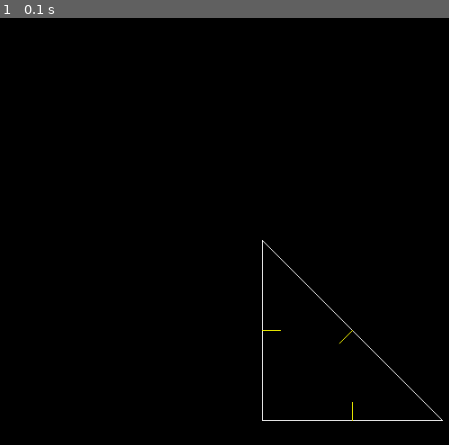
Above: before the commit, frame 1.
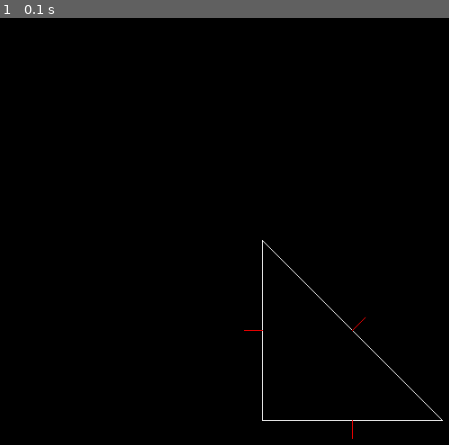
Above: after the commit, the same moment.

Repository: DoYouEvenStackSmash/planning-algorithms-exercises
Game: pygame game, started from src/ch4/c_space_planning_project/primitive_sketch.py
Two runs of this game, one before a commit and one after it. Both use one fixed random seed, a clock stepped at 60 frames per second and the inputs below.
Inputs:
- Up to frame 1 (0.1 s): no input

The runs differ from the first frame. In frame 1, less than 0.1% of the frame differs, in the area x 54-82%, y 70-99%.

Commit message:
added polygon support objects for easier development added computation of outward vectors added display functions for inward and outward vectors

Diff:
--- a/src/ch4/c_space_planning_project/half_plane.py
+++ b/src/ch4/c_space_planning_project/half_plane.py
@@ -93,83 +93,82 @@
 
     return f
 
-class Edge:
-  def __init__(self, hp = None, m_next = None):
-    self.H = hp
-    self.m_next = m_next
-    self.in_vec = None
-    self.vec_len = 20
+# class Edge:
+#   def __init__(self, hp = None, m_next = None):
+#     self.H = hp
+#     self.m_next = m_next
+#     self.in_vec = None
+#     self.vec_len = 20
 
-  def test_pt(self, pt = (0,0)):
-    return self.H.test_point(pt)
+#   def test_pt(self, pt = (0,0)):
+#     return self.H.test_point(pt)
 
-  def get_in_vec_segment(self):
-    if not self.in_vec:
-      self.compute_in_vec()
-    return self.in_vec.get_segment()
+#   def get_in_vec_segment(self):
+#     if not self.in_vec:
+#       self.compute_in_vec()
+#     return self.in_vec.get_segment()
 
-  def compute_in_vec(self):
-    in_vec_angle = self.calculate_in_vec_angle()
-    d = self.vec_len
-    r = self.H.line.get_length() / 2
-    ox,oy = self.H.line.get_origin()
-    rad_theta = self.H.line.get_rad_angle()
+#   def compute_in_vec(self):
+#     in_vec_angle = self.calculate_in_vec_angle()
+#     d = self.vec_len
+#     r = self.H.line.get_length() / 2
+#     ox,oy = self.H.line.get_origin()
+#     rad_theta = self.H.line.get_rad_angle()
 
-    x = r * np.cos(rad_theta)
-    y = r * np.sin(rad_theta)
-    self.in_vec = Line(Point(x + ox, y + oy), d, in_vec_angle)
+#     x = r * np.cos(rad_theta)
+#     y = r * np.sin(rad_theta)
+#     self.in_vec = Line(Point(x + ox, y + oy), d, in_vec_angle)
 
-  def calculate_in_vec_angle(self):
-    theta_0 = self.H.line.get_rad_angle()
+#   def calculate_in_vec_angle(self):
+#     theta_0 = self.H.line.get_rad_angle()
 
-    if theta_0 < 0:
-      theta_0 = 2 * np.pi - abs(theta_0)
-    theta_i = 0
+#     if theta_0 < 0:
+#       theta_0 = 2 * np.pi - abs(theta_0)
+#     theta_i = 0
 
-    if (theta_0 + (np.pi / 2)) >= 2 * np.pi:
-      theta_i = (theta_0 + np.pi / 2) - 2 * np.pi
-    elif theta_0 + (np.pi / 2) >= np.pi:
-      theta_i = -2 * np.pi + theta_0 + (np.pi / 2)
-    else:
-      theta_i = theta_0 + (np.pi / 2)
-      # print("what?")
+#     if (theta_0 + (np.pi / 2)) >= 2 * np.pi:
+#       theta_i = (theta_0 + np.pi / 2) - 2 * np.pi
+#     elif theta_0 + (np.pi / 2) >= np.pi:
+#       theta_i = -2 * np.pi + theta_0 + (np.pi / 2)
+#     else:
+#       theta_i = theta_0 + (np.pi / 2)
 
-    return theta_i
+#     return theta_i
 
 
-class Polygon:
-  def __init__(self):
-    self.half_planes_head = None
+# class Polygon:
+#   def __init__(self):
+#     self.half_planes_head = None
 
-  def check_collision(self, target_point):
+#   def check_collision(self, target_point):
 
-    hold = self.half_planes_head
-    if hold == None:
-      return False
-    if hold.test_pt(target_point) != 1:
-      return False
-    hold = hold.m_next
+#     hold = self.half_planes_head
+#     if hold == None:
+#       return False
+#     if hold.test_pt(target_point) != 1:
+#       return False
+#     hold = hold.m_next
 
-    while hold != self.half_planes_head:
-      if hold.test_pt(target_point) != 1:
-        return False
-      hold = hold.m_next
-    return True
+#     while hold != self.half_planes_head:
+#       if hold.test_pt(target_point) != 1:
+#         return False
+#       hold = hold.m_next
+#     return True
 
-  def get_segments(self):
-    hold = self.half_planes_head
-    x = [hold.H.line.get_segment()]
-    hold = hold.m_next
-    while hold != self.half_planes_head:
-      x.append(hold.H.line.get_segment())
-      hold = hold.m_next
-    return x
+#   def get_segments(self):
+#     hold = self.half_planes_head
+#     x = [hold.H.line.get_segment()]
+#     hold = hold.m_next
+#     while hold != self.half_planes_head:
+#       x.append(hold.H.line.get_segment())
+#       hold = hold.m_next
+#     return x
 
-  def get_in_vec_segments(self):
-    hold = self.half_planes_head
-    x = [hold.get_in_vec_segment()]
-    hold = hold.m_next
-    while hold != self.half_planes_head:
-      x.append(hold.get_in_vec_segment())
-      hold = hold.m_next
-    return x
+#   def get_in_vec_segments(self):
+#     hold = self.half_planes_head
+#     x = [hold.get_in_vec_segment()]
+#     hold = hold.m_next
+#     while hold != self.half_planes_head:
+#       x.append(hold.get_in_vec_segment())
+#       hold = hold.m_next
+#     return x
--- /dev/null
+++ b/src/ch4/c_space_planning_project/polygon_support.py
@@ -0,0 +1,107 @@
+#!/usr/bin/python3
+
+import numpy as np
+from half_plane import *
+
+class Edge:
+  def __init__(self, hp = None, m_next = None):
+    self.H = hp
+    self.m_next = m_next
+    self.in_vec = None
+    self.out_vec = None
+    self.vec_len = 20
+
+  def test_pt(self, pt = (0,0)):
+    return self.H.test_point(pt)
+
+  def get_out_vec_segment(self):
+    if not self.out_vec:
+      self.out_vec = self.compute_vec(self.calculate_out_vec_angle())
+    return self.out_vec.get_segment()
+
+  # get normal vector pointing to the left of ray
+  # + pi/2
+  def get_in_vec_segment(self):
+    if not self.in_vec:
+      self.in_vec = self.compute_vec(self.calculate_in_vec_angle())
+    return self.in_vec.get_segment()
+
+  #compute normal vector
+  def compute_vec(self, vec_angle):
+    d = self.vec_len
+    r = self.H.line.get_length() / 2
+    ox,oy = self.H.line.get_origin()
+    rad_theta = self.H.line.get_rad_angle()
+
+    x = r * np.cos(rad_theta)
+    y = r * np.sin(rad_theta)
+    return Line(Point(x + ox, y + oy), d, vec_angle)
+
+  # calculate normal inner vector angle
+  def calculate_in_vec_angle(self):
+    theta_0 = self.H.line.get_rad_angle()
+    if theta_0 < 0:
+      theta_0 = 2 * np.pi - abs(theta_0)
+    theta_i = 0
+
+    if (theta_0 + (np.pi / 2)) >= 2 * np.pi:
+      theta_i = (theta_0 + np.pi / 2) - 2 * np.pi
+    elif theta_0 + (np.pi / 2) >= np.pi:
+      theta_i = -2 * np.pi + theta_0 + (np.pi / 2)
+    else:
+      theta_i = theta_0 + (np.pi / 2)
+
+    return theta_i
+
+  def calculate_out_vec_angle(self):
+    theta_0 = self.H.line.get_rad_angle()
+    if (theta_0 < -np.pi / 2):
+      theta_0 = 2 * np.pi - abs(theta_0)
+    theta_i = theta_0 - np.pi / 2
+    return theta_i
+
+class Polygon:
+  def __init__(self):
+    self.half_planes_head = None
+
+  def check_collision(self, target_point):
+
+    hold = self.half_planes_head
+    if hold == None:
+      return False
+    if hold.test_pt(target_point) != 1:
+      return False
+    hold = hold.m_next
+
+    while hold != self.half_planes_head:
+      if hold.test_pt(target_point) != 1:
+        return False
+      hold = hold.m_next
+    return True
+
+  def get_segments(self):
+    hold = self.half_planes_head
+    x = [hold.H.line.get_segment()]
+    hold = hold.m_next
+    while hold != self.half_planes_head:
+      x.append(hold.H.line.get_segment())
+      hold = hold.m_next
+    return x
+
+  def get_in_vec_segments(self):
+    hold = self.half_planes_head
+    x = [hold.get_in_vec_segment()]
+    hold = hold.m_next
+    while hold != self.half_planes_head:
+      x.append(hold.get_in_vec_segment())
+      hold = hold.m_next
+    return x
+
+  def get_out_vec_segments(self):
+    hold = self.half_planes_head
+    x = [hold.get_out_vec_segment()]
+    hold = hold.m_next
+    while hold != self.half_planes_head:
+      x.append(hold.get_out_vec_segment())
+      hold = hold.m_next
+    return x
--- a/src/ch4/c_space_planning_project/primitive_sketch.py
+++ b/src/ch4/c_space_planning_project/primitive_sketch.py
@@ -27,6 +27,7 @@
 import time
 from coord_conv import create_edge
 from half_plane import *
+from polygon_support import *
 
 
 colors = {
@@ -106,9 +107,9 @@
 
   return get_single_edge(o, pt1, pt2)
 
-def test_polygon(w = 0, h = 0):
-  origin = [w/2,h/2]
-
+def test_triangle_polygon(w = 0, h = 0):
+  origin = [w/2,h/2]
+  # origin = [700,700]
   o = Point(origin[0], origin[1])
   # screen = create_display(w,h)
   pt1 = Point(600,600)
@@ -127,14 +128,27 @@
   p.half_planes_head = e1
   return p
 
-def polygon_pygame_loop(screen, polygon = None):
-  # print(polygon.get_segments())
+def display_in_vectors(screen, polygon = None):
+  x = polygon.get_in_vec_segments()
+  for i in x:
+    draw_line(screen, i, colors["yellow"])
+
+def display_out_vectors(screen, polygon = None):
+  x = polygon.get_out_vec_segments()
+  for i in x:
+    draw_line(screen, i, colors["red"])
+
+def display_polygon_edges(screen, polygon = None):
   x = polygon.get_segments()
   for i in x:
     draw_line(screen, i, colors["white"])
-  y = polygon.get_in_vec_segments()
-  for i in y:
-    draw_line(screen, i, colors["yellow"])
+
+def polygon_pygame_loop(screen, polygon = None):
+  # print(polygon.get_segments())
+
+  # y = polygon.get_in_vec_segments()
+  # for i in y:
+  #   draw_line(screen, i, colors["yellow"])
   # draw_polygon(screen, polygon.get_segments(), colors["white"])
   while 1:
     for event in pygame.event.get():
@@ -193,7 +207,10 @@
   # x1 -> x2
   # hp = test_single_right_cross_edge(w,h)
   # hp = test_single_down_left_edge(w,h)
-  p = test_polygon(w,h)
+  p = test_triangle_polygon(w,h)
+  display_polygon_edges(screen, p)
+  display_out_vectors(screen, p)
+  # display_in_vectors(screen, p)
   polygon_pygame_loop(screen, p)
 
   # broken
